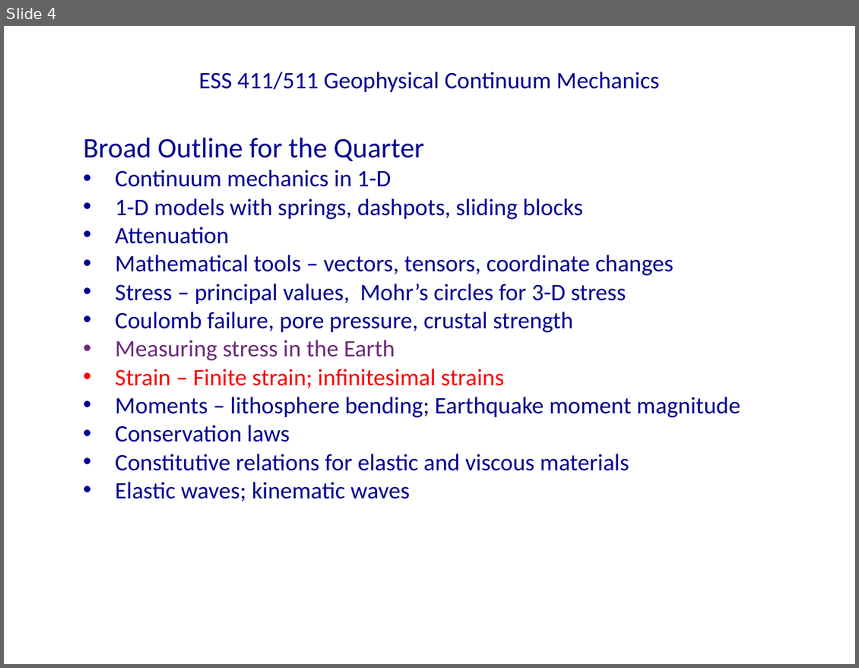
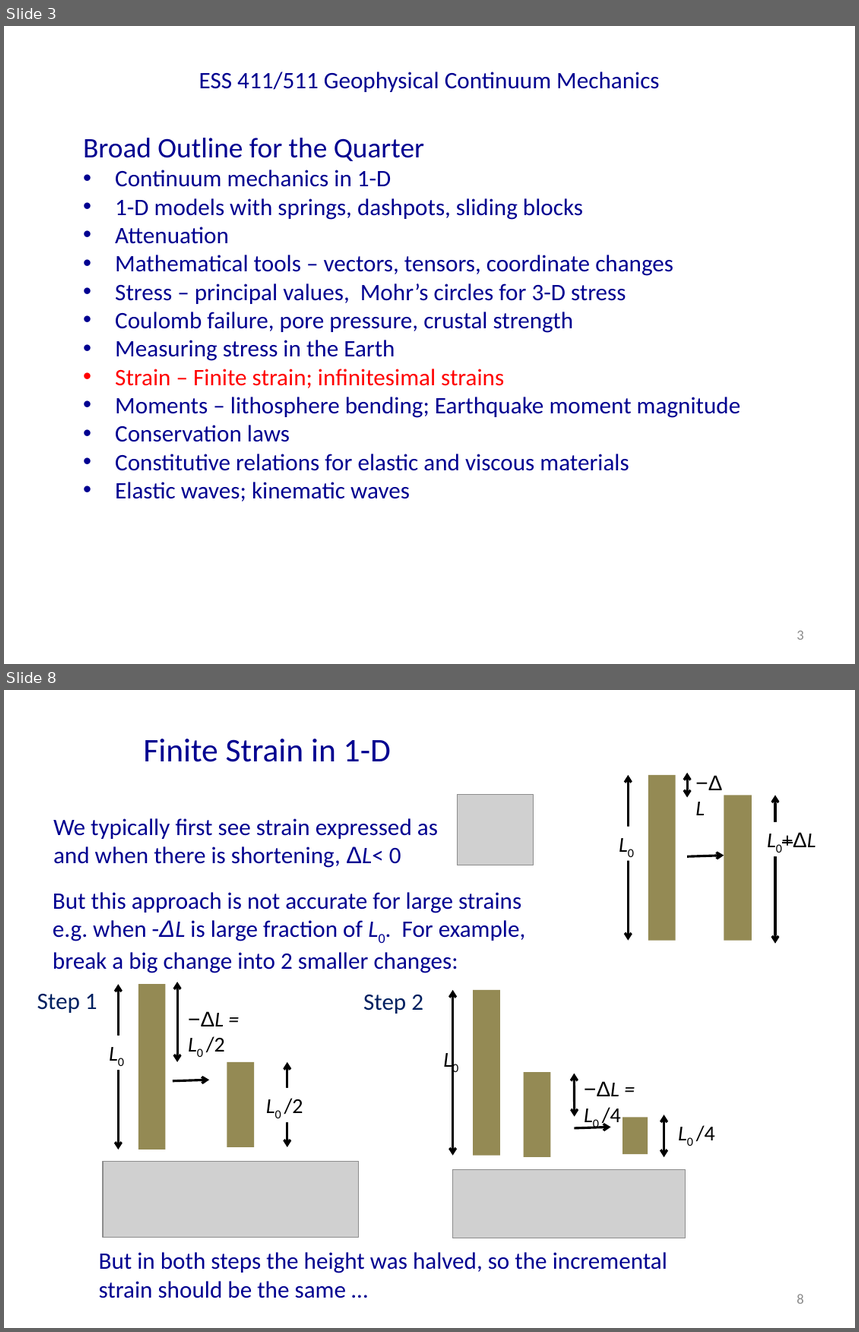
Before and after one commit to UW-geophysics-edu/ess-411-511, a slide deck: lectures/pptx/ESS411_511_Class_21.pptx. Shown one above the other, each under a label of ours: slide 4 before the commit, slides 3 and 8 after it; the slides between them are not shown. The pictures are 859x668 and 859x1332 pixels, drawn with LibreOffice and Linux fonts; fonts in the diff are those of the drawing; grey boxes stand for pictures; background and template pictures are left out. Boxes give left, top, right and bottom in pixels: in the first picture for what was removed or moved away, otherwise in the second. Text is boxed around its words. In the diff, an @@ line names an element or a change of style, - is before the commit and + after.

```diff
--- a/lectures/pptx/ESS411_511_Class_21.pptx
+++ b/lectures/pptx/ESS411_511_Class_21.pptx
@@ slide 8 added at [4,690,855,1328], background #FFFFFF @@
@@ title added at [143,739,391,762], 28 pt, text #000090 @@
+Finite Strain in 1-D
@@ group added at [611,765,816,944]: 3 texts, 3 double arrows, 2 rectangles, 1 arrow @@
+−ΔL
+L0
+L0+ΔL
@@ picture added at [457,795,534,866] @@
@@ text added at [53,818,438,868], 20 pt, text #000090 @@
+We typically first see strain expressed as
+and when there is shortening, ΔL< 0
@@ text added at [53,892,526,973], 20 pt, text #000090 @@
+But this approach is not accurate for large strains e.g. when -ΔL is large fraction of L0. For example, break a big change into 2 smaller changes:
@@ group added at [37,982,359,1237]: 4 texts, 3 double arrows, 2 rectangles, 1 arrow, 1 picture @@
+−ΔL = L0 /2
+L0
+L0 /2
+Step 1
@@ text added at [436,1042,471,1075], 18 pt, text #000000, italic @@
+L0
@@ group added at [363,990,715,1239]: 3 texts, 3 rectangles, 3 double arrows, 1 picture, 1 arrow @@
+Step 2
+−ΔL = L0 /4
+L0 /4
@@ text added at [99,1252,667,1299], 20 pt, text #000090 @@
+But in both steps the height was halved, so the incremental strain should be the same …
@@ page number added at [797,1294,804,1304], 12 pt, text #8C8C8C @@
+8
@@ what was slide 4 is now slide 3 @@
@@ slide 3 changed as well @@
@@ text at [115,340,395,361]: text colour #6D287B to #000090 in "Measuring stress in the Earth" @@
@@ page number added at [797,631,804,640], 12 pt, text #8C8C8C @@
+3
```
Also in this commit, not shown: 3 other slides changed, 13 other slides added, 29 slides removed, 2 other files.
